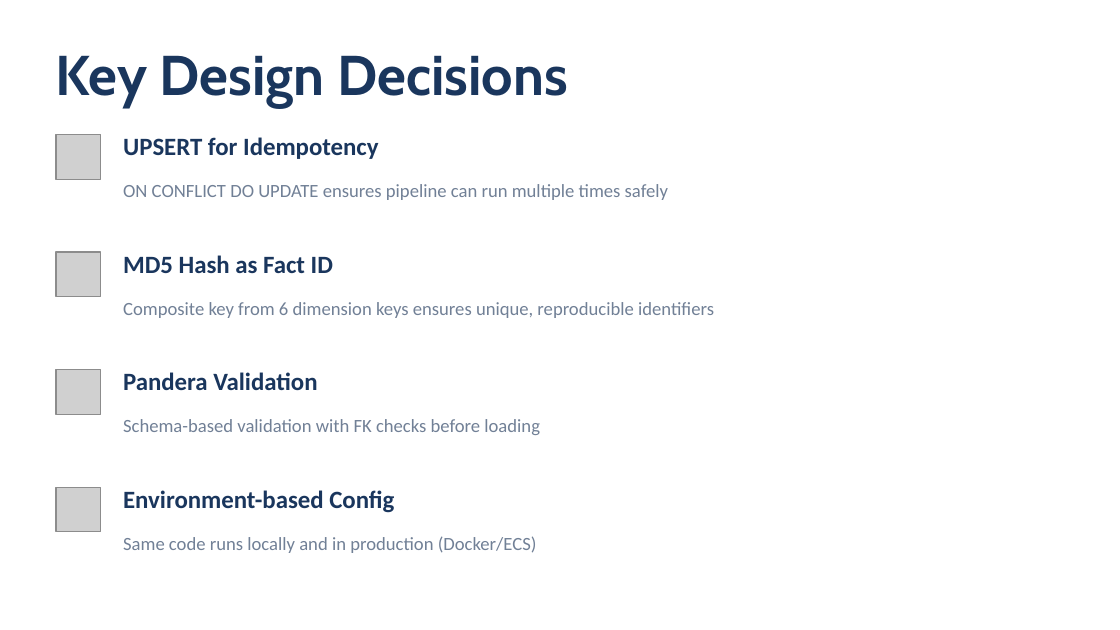
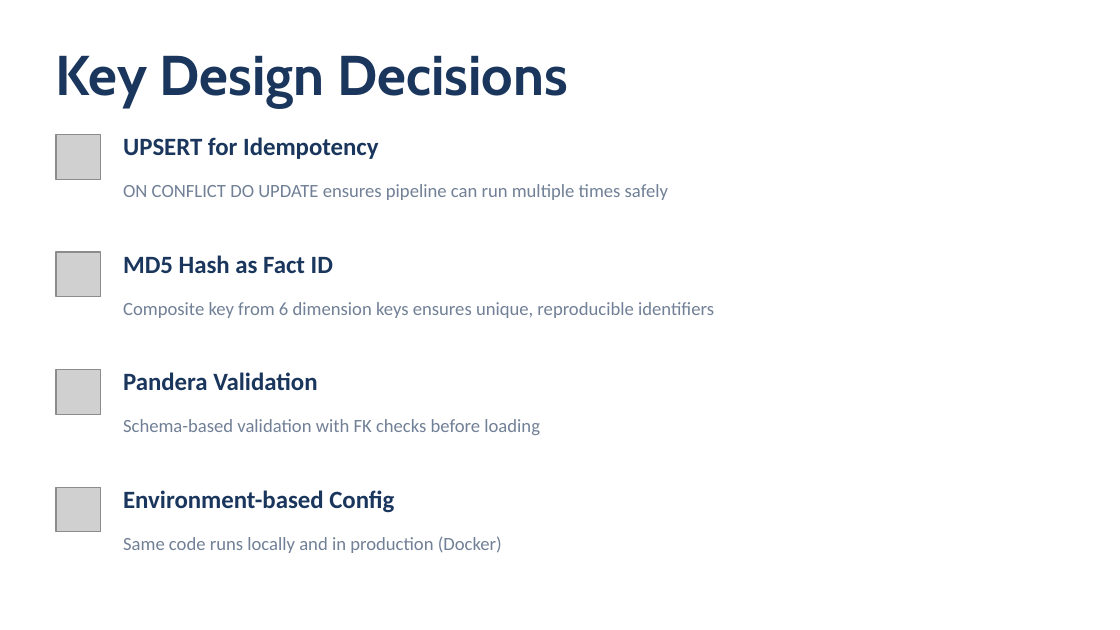
Before and after one commit to bergamobobson/revo-dataengineering-challenge, a slide deck: slide 7 of odin_full_presentation.pptx. Drawn at 1120x630 pixels with LibreOffice and Linux fonts; fonts in the diff are those of the drawing; grey boxes stand for pictures. Boxes give left, top, right and bottom in pixels: in the first picture for what was removed or moved away, otherwise in the second. Text is boxed around its words. In the diff, an @@ line names an element or a change of style, - is before the commit and + after.

```diff
--- a/odin_full_presentation.pptx
+++ b/odin_full_presentation.pptx
@@ text at [123, 536, 502, 553]: text changed @@
-Same code runs locally and in production (Docker/ECS)
+Same code runs locally and in production (Docker)
```
Also in this commit, not shown: 6 other slides changed, 1 slide removed, 1 other file.
